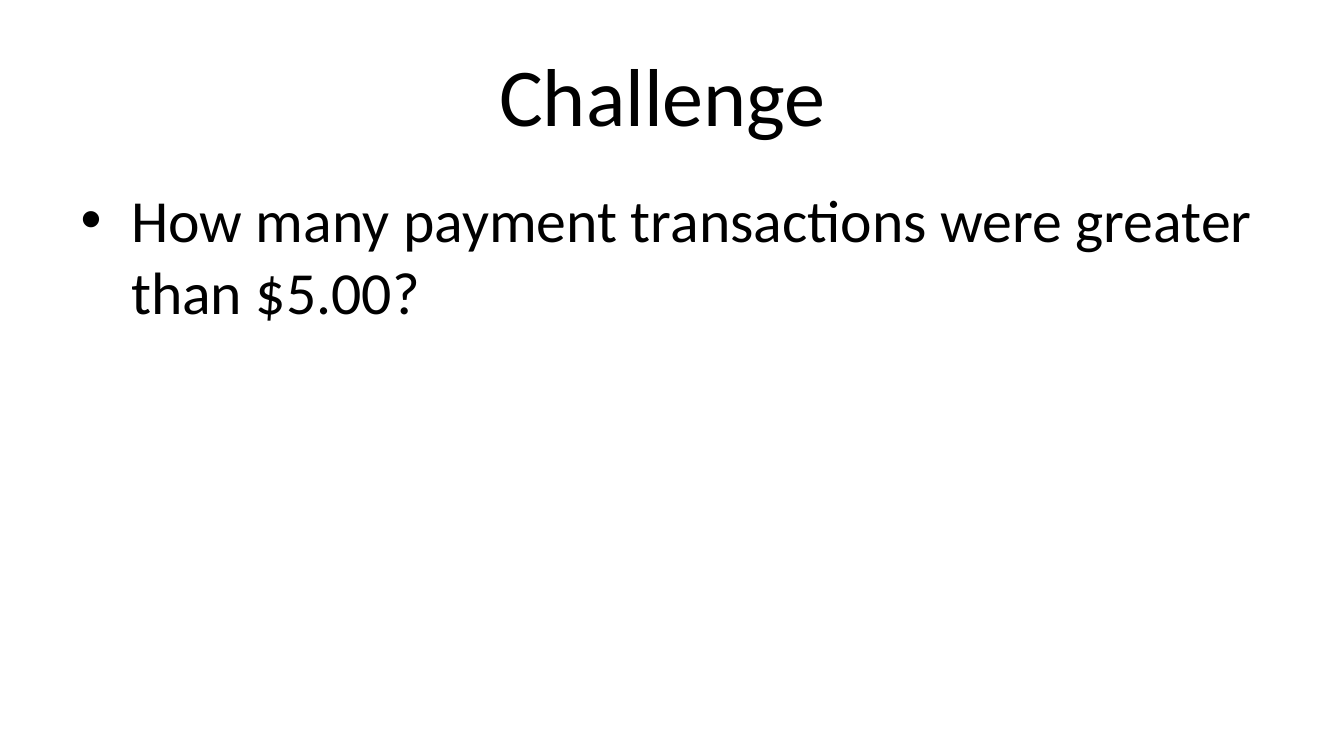
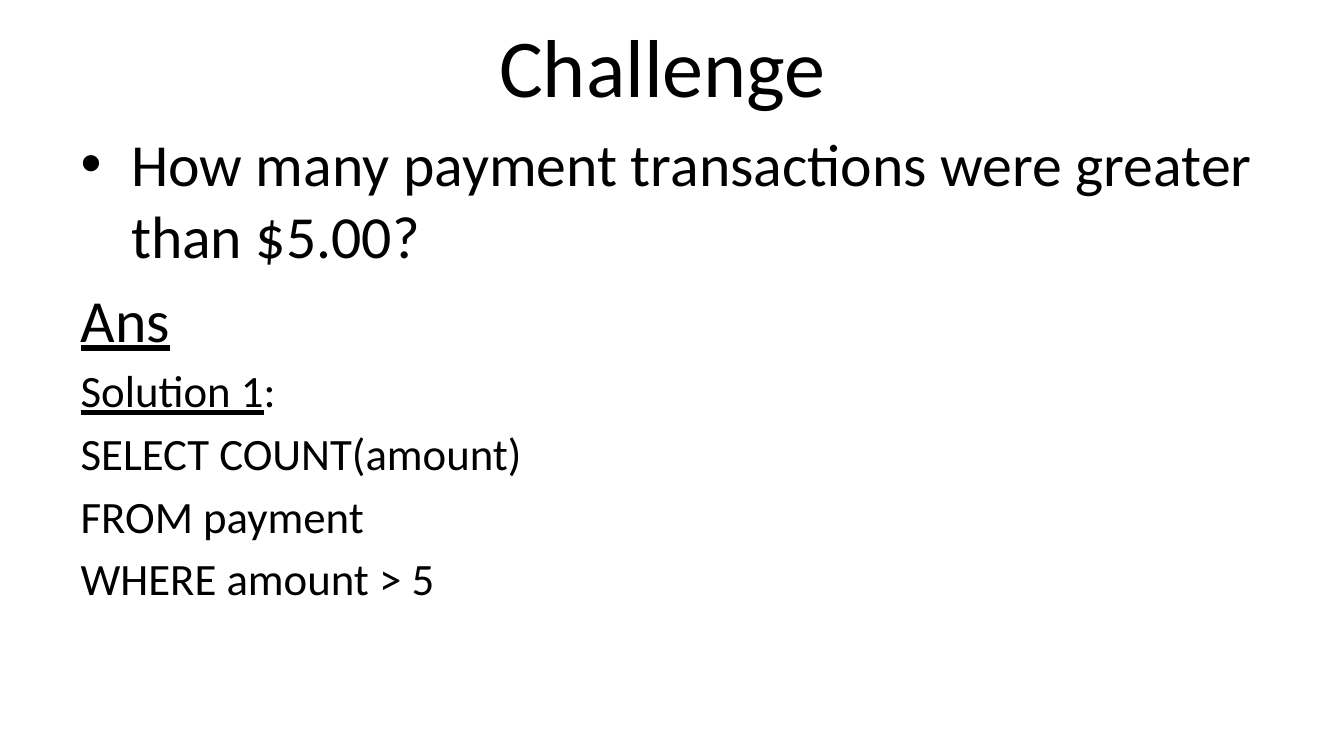
Before and after one commit to N-Chaiyatorn/pythonjourney, a slide deck: slide 3 of sql/1_fundamentals/general+challenge+1.pptx. Drawn at 1344x756 pixels with LibreOffice and Linux fonts; fonts in the diff are those of the drawing. Boxes give left, top, right and bottom in pixels: in the first picture for what was removed or moved away, otherwise in the second. Text is boxed around its words. In the diff, an @@ line names an element or a change of style, - is before the commit and + after.

Commit message:
Send challenge sec1

```diff
--- a/sql/1_fundamentals/general+challenge+1.pptx
+++ b/sql/1_fundamentals/general+challenge+1.pptx
@@ title "Challenge": place and size @@
-title "Challenge" at box(499, 69, 826, 140)
+title "Challenge" at box(499, 40, 826, 111)
@@ text "How many payment transactions were ...": place and size @@
-text "How many payment transactions were ..." at box(131, 200, 1252, 321)
+text "How many payment transactions were ..." at box(81, 144, 1252, 596)
@@ text at box(81, 303, 521, 596): paragraphs added @@
+Ans
+Solution 1:
+SELECT COUNT(amount)
+FROM payment
+WHERE amount > 5
```
Also in this commit, not shown: 5 other slides changed, 1 slide added.
